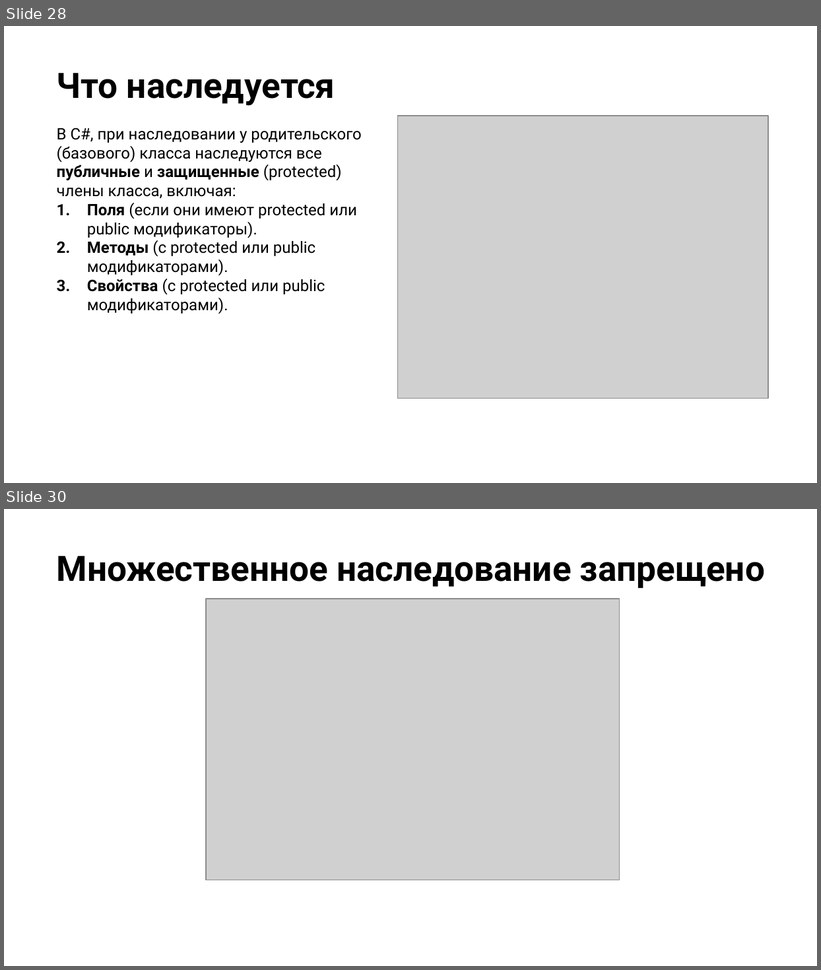
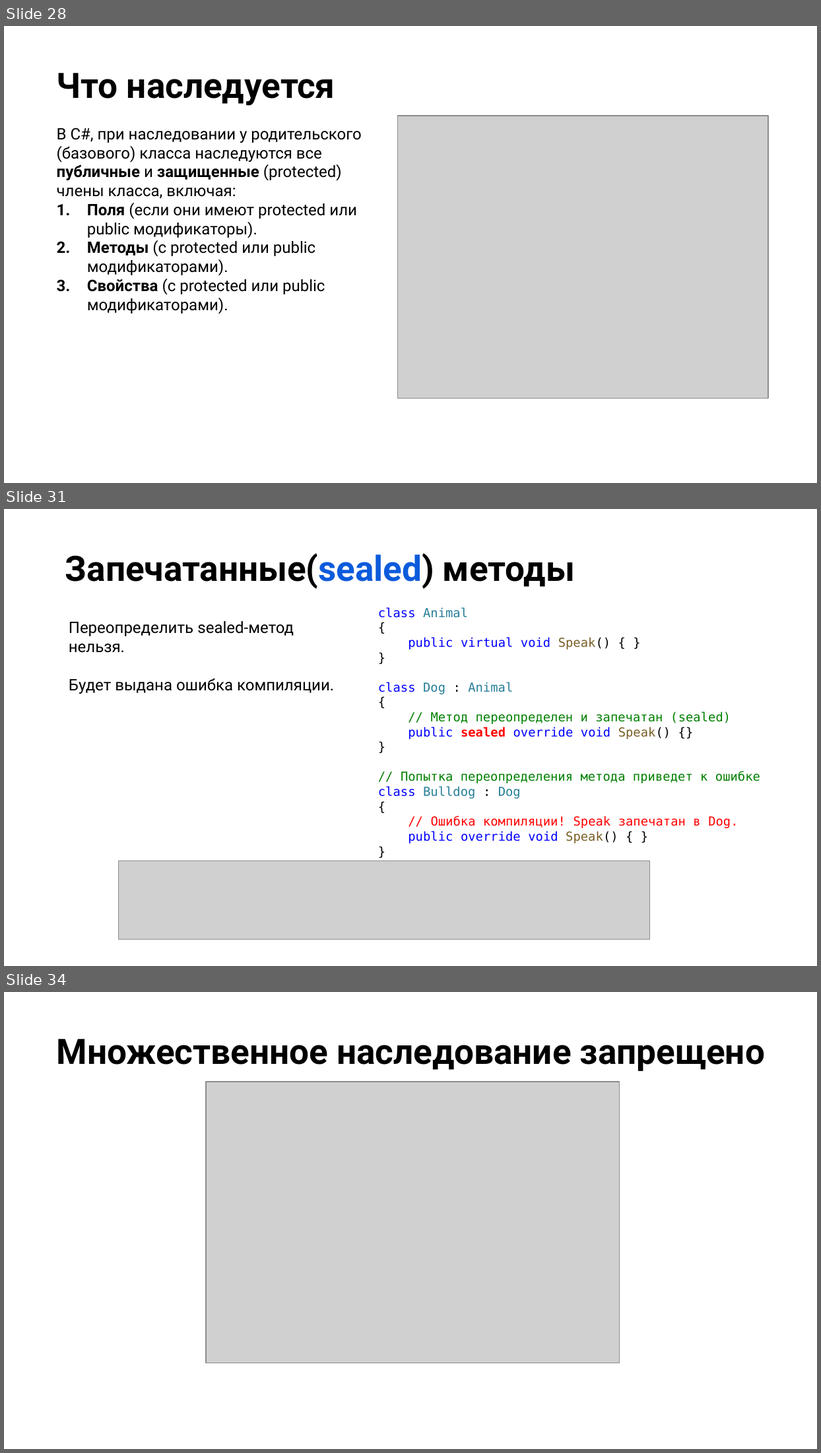
Before and after one commit to NilovPavel/OOP, a slide deck: ООПp.1.pptx. Shown one above the other, each under a label of ours: slides 28 and 30 before the commit, slides 28, 31 and 34 after it; the slides between them are not shown. The pictures are 821x970 and 821x1453 pixels, drawn with LibreOffice and Linux fonts; fonts in the diff are those of the drawing; grey boxes stand for pictures; background and template pictures are left out. Boxes give left, top, right and bottom in pixels: in the first picture for what was removed or moved away, otherwise in the second. Text is boxed around its words. In the diff, an @@ line names an element or a change of style, - is before the commit and + after.

```diff
--- a/ООПp.1.pptx
+++ b/ООПp.1.pptx
@@ slide 31 added at box(4, 509, 817, 966), background picture (left out) @@
@@ title added at box(65, 553, 575, 589), 31 pt, text #000000, bold @@
+Запечатанные(sealed) методы
@@ text added at box(378, 607, 760, 844), 11 pt, text #008000 @@
+class Animal
+{
+public virtual void Speak() { }
+}
+class Dog : Animal
+{
+// Метод переопределен и запечатан (sealed)
+public sealed override void Speak() {}
+}
+// Попытка переопределения метода приведет к ошибке
+class Bulldog : Dog
+{
+// Ошибка компиляции! Speak запечатан в Dog.
+public override void Speak() { }
+}
@@ text added at box(69, 621, 334, 694), 14 pt, text #000000 @@
+Переопределить sealed-метод нельзя.
+Будет выдана ошибка компиляции.
@@ picture added at box(119, 861, 650, 940) @@
@@ what was slide 30 is now slide 34 @@
```
Also in this commit, not shown: 3 slides changed, 3 other slides added, 14 other files.
